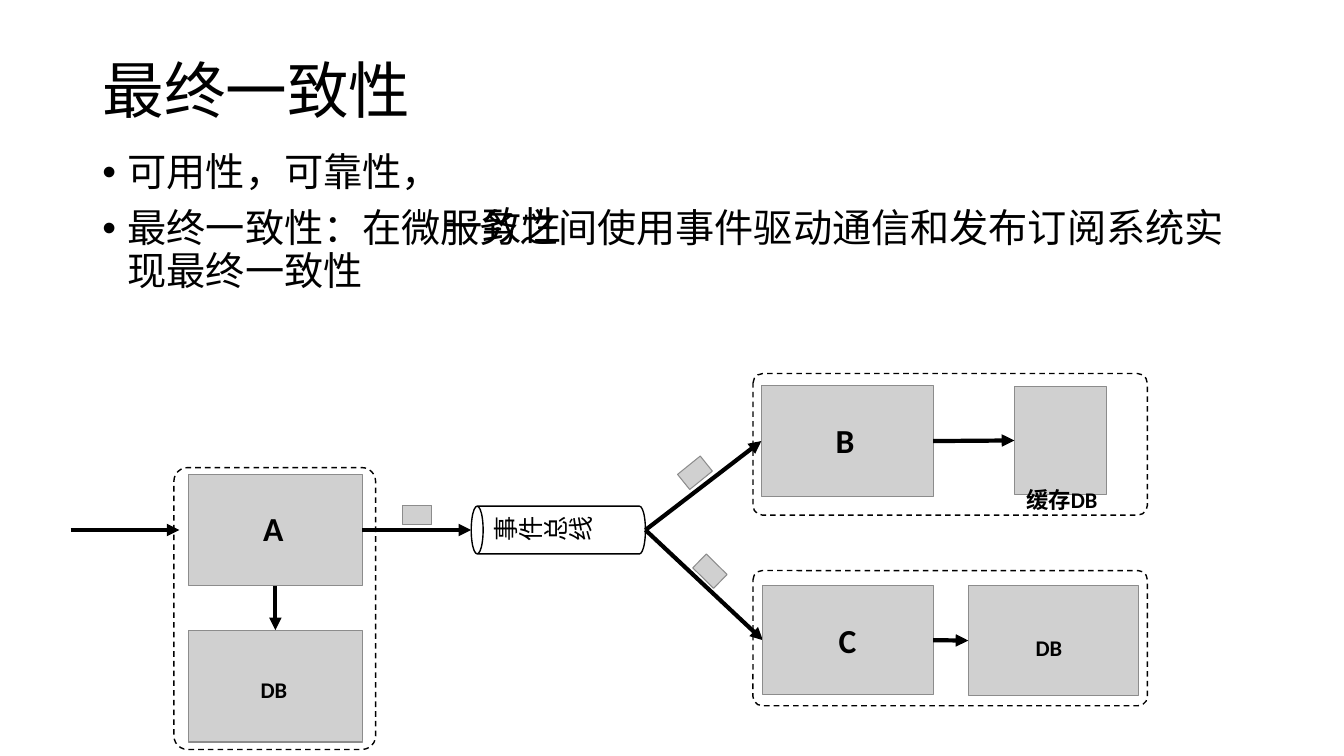
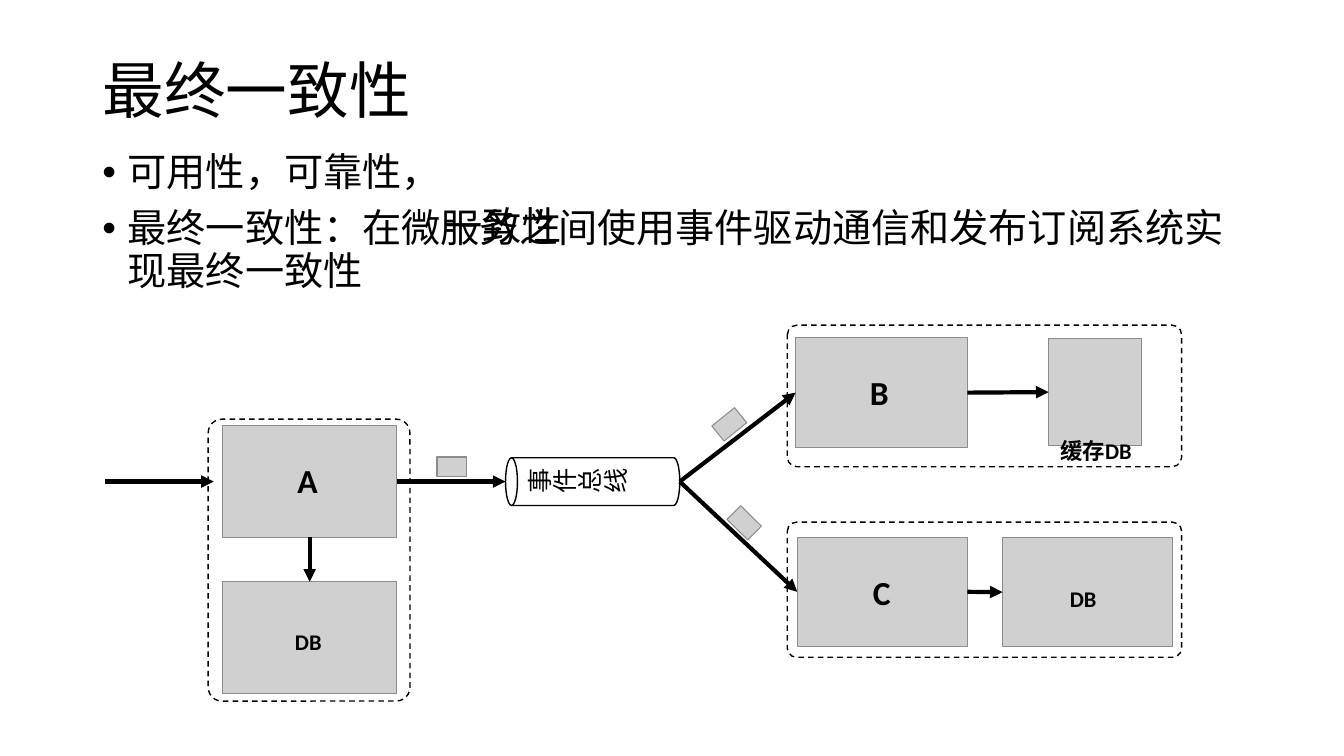
Before and after one commit to axzxs2001/HisMicroserviceSample, a slide deck: slide 11 of HisMicroserviceSample/Doc/基于.net core微服务.pptx (slide 10 before the commit). Drawn at 1344x756 pixels with LibreOffice and Linux fonts; fonts in the diff are those of the drawing; grey boxes stand for pictures; background and template pictures are left out. Boxes give left, top, right and bottom in pixels: in the first picture for what was removed or moved away, otherwise in the second. Text is boxed around its words. In the diff, an @@ line names an element or a change of style, - is before the commit and + after.

```diff
--- a/HisMicroserviceSample/Doc/基于.net core微服务.pptx
+++ b/HisMicroserviceSample/Doc/基于.net core微服务.pptx
@@ 9 pictures, 7 arrows, 6 texts, 3 rounded rectangles, 1 cylinder: place and size @@
-9 pictures, 7 arrows, 6 texts, 3 rounded rectangles, 1 cylinder at box(71, 374, 1147, 750)
+9 pictures, 7 arrows, 6 texts, 3 rounded rectangles, 1 cylinder at box(105, 326, 1182, 702)
```
Also in this commit, not shown: 4 other slides changed, 3 slides added, 2 slides removed.
